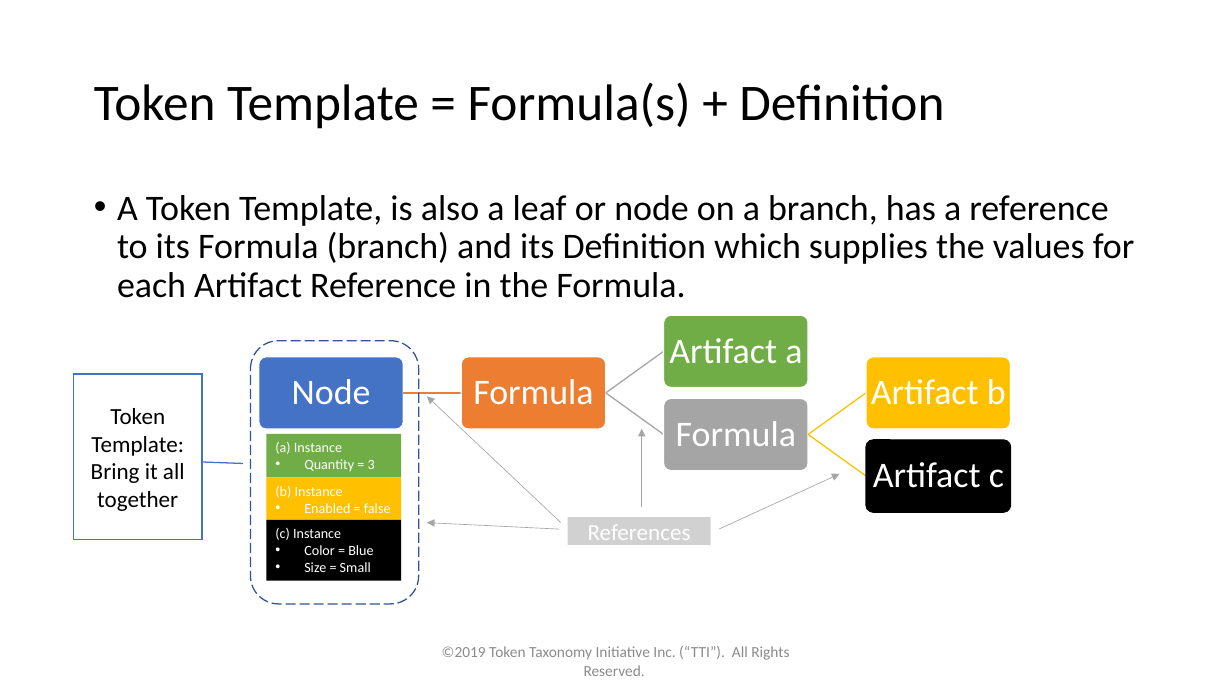
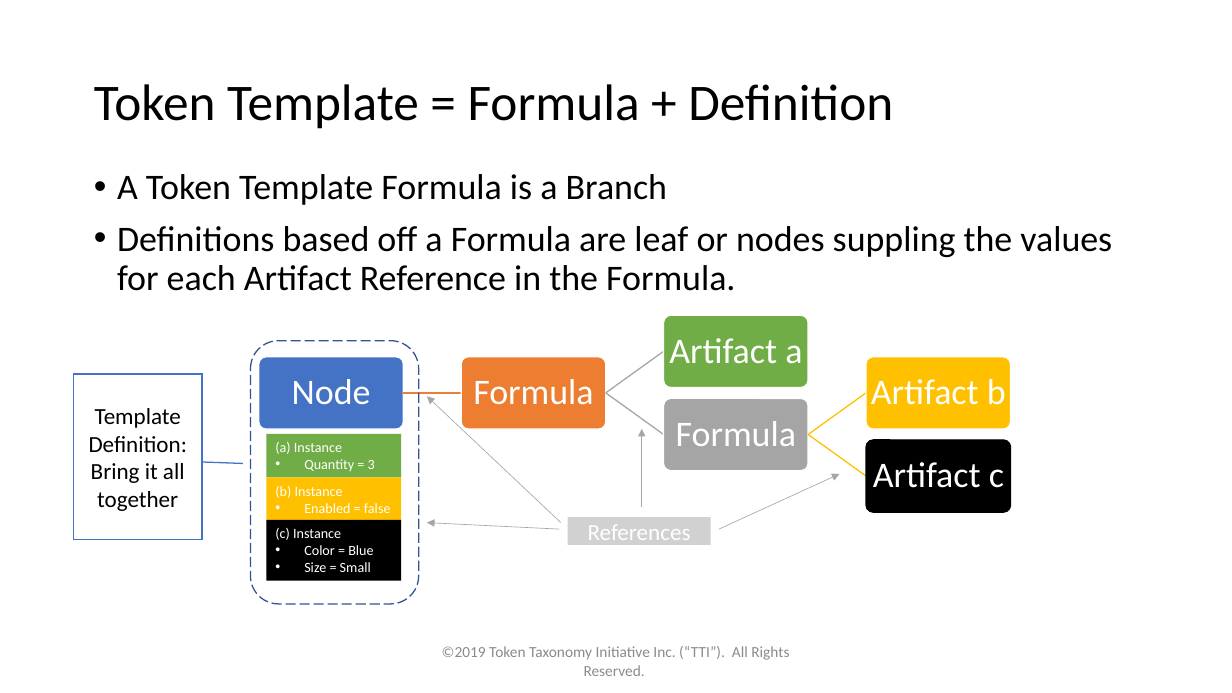
Before and after one commit to vipinsun/TokenTaxonomyFramework-pub, a slide deck: slide 26 of presentations/TTF-Presentation.pptx. Drawn at 1232x693 pixels with LibreOffice and Linux fonts; fonts in the diff are those of the drawing. Boxes give left, top, right and bottom in pixels: in the first picture for what was removed or moved away, otherwise in the second. Text is boxed around its words. In the diff, an @@ line names an element or a change of style, - is before the commit and + after.

```diff
--- a/presentations/TTF-Presentation.pptx
+++ b/presentations/TTF-Presentation.pptx
@@ title at (x1=94, y1=84, x2=893, y2=129): text changed @@
-Token Template = Formula(s) + Definition
+Token Template = Formula + Definition
@@ text at (x1=117, y1=174, x2=1112, y2=291): text changed @@
-• A Token Template, is also a leaf or node on a branch, has a reference to its Formula (branch) and its Definition which supplies the values for each Artifact Reference in the Formula.
+• A Token Template Formula is a Branch
+• Definitions based off a Formula are leaf or nodes suppling the values for each Artifact Reference in the Formula.
@@ text in border callout at (x1=89, y1=408, x2=187, y2=511): text changed @@
-Token Template: Bring it all together
+Template Definition: Bring it all together
```
Also in this commit, not shown: 2 other slides changed, 10 other files.
